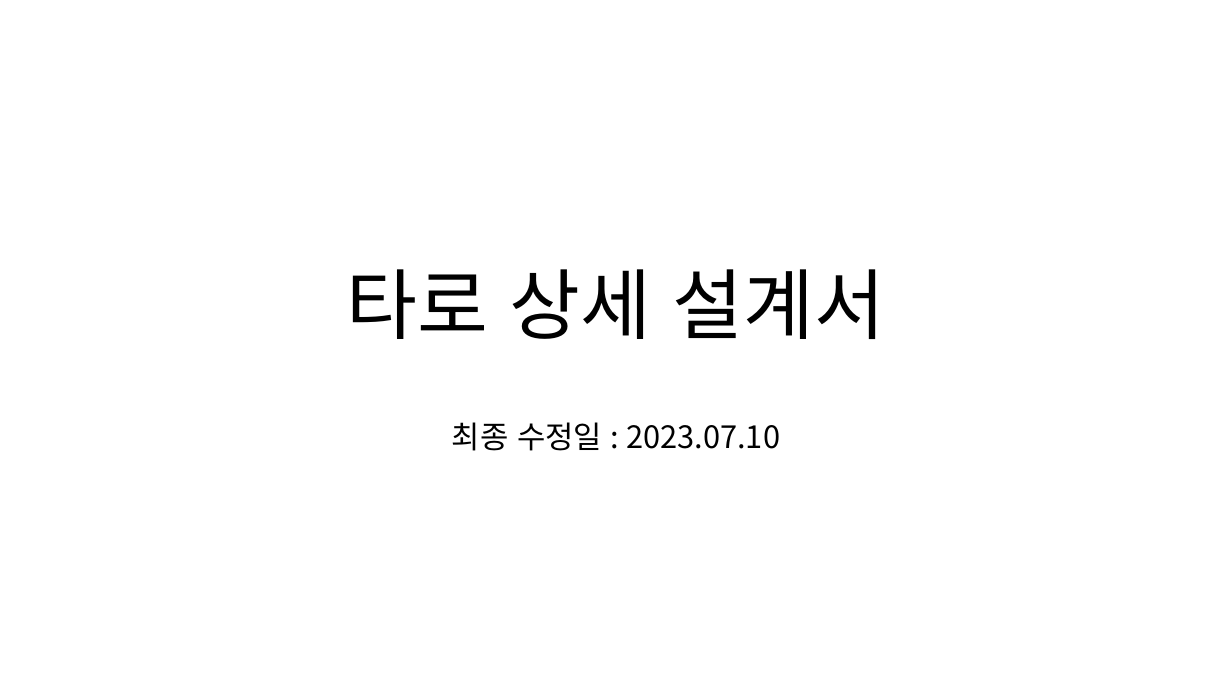
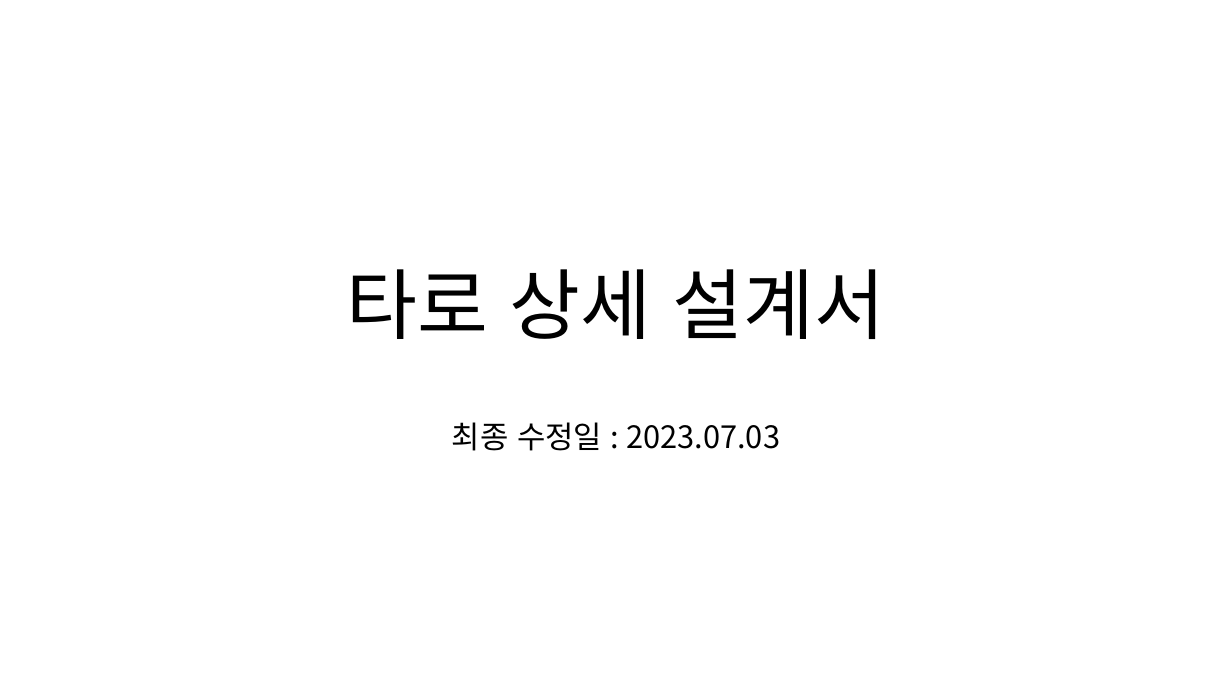
Before and after one commit to poro912/TaroDesktopPrivate, a slide deck: slide 1 of Document/타로 상세 설계서.pptx. Drawn at 1232x693 pixels with LibreOffice and Linux fonts; fonts in the diff are those of the drawing. Boxes give left, top, right and bottom in pixels: in the first picture for what was removed or moved away, otherwise in the second. Text is boxed around its words. In the diff, an @@ line names an element or a change of style, - is before the commit and + after.

Commit message:
Revert "폴더 구조 추가 및 상서 설계서 수정"
This reverts commit ebce7d17fbe047e5866f556eb8d5f3d90b09b88a.

```diff
--- a/Document/타로 상세 설계서.pptx
+++ b/Document/타로 상세 설계서.pptx
@@ subtitle at box(452, 422, 780, 451): text changed @@
-최종 수정일 : 2023.07.10
+최종 수정일 : 2023.07.03
```
Also in this commit, not shown: 3 other slides changed, 4 slides added, 12 slides removed.
